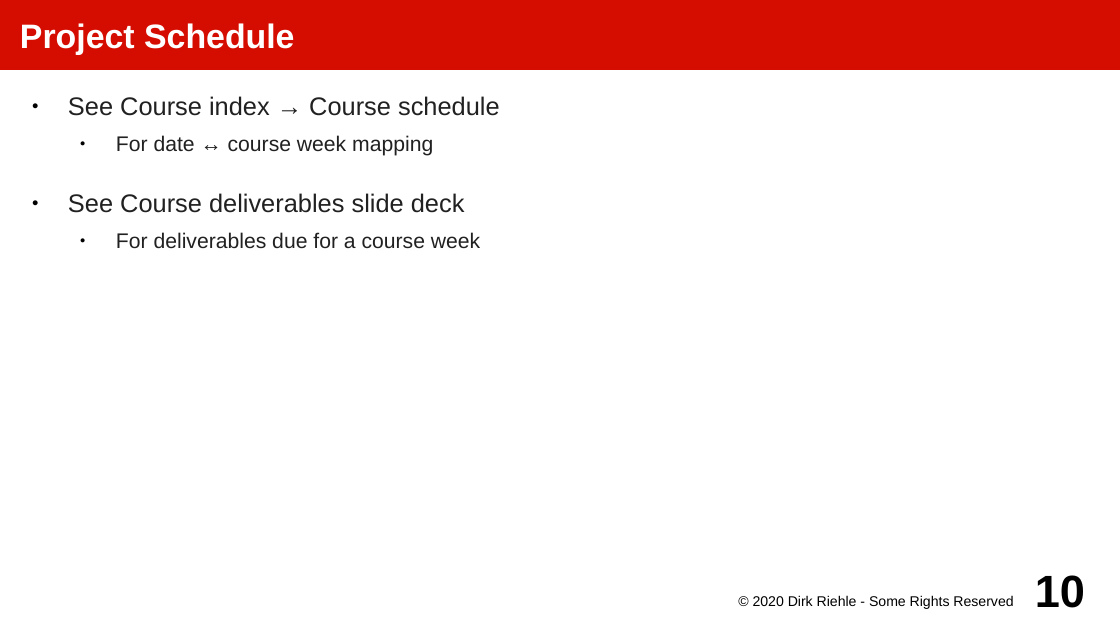
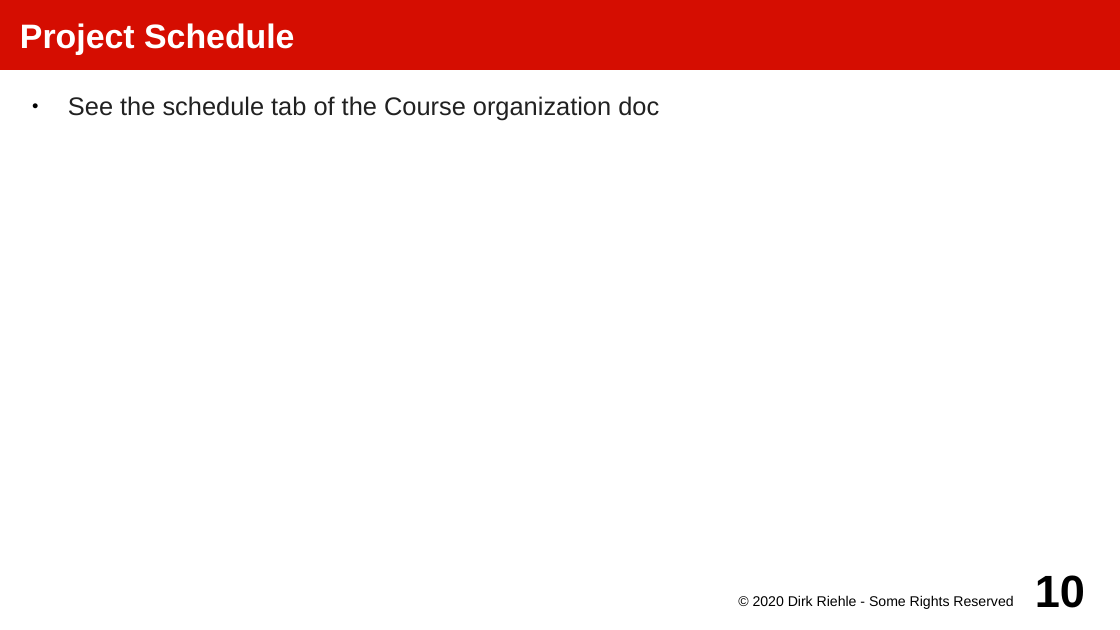
Before and after one commit to dirkriehle/amos-course, a slide deck: slide 10 of Lecture slides/AMOS B01 - Project Crash Course.odp. Drawn at 1120x630 pixels with LibreOffice and Linux fonts; fonts in the diff are those of the drawing. Boxes give left, top, right and bottom in pixels: in the first picture for what was removed or moved away, otherwise in the second. Text is boxed around its words. In the diff, an @@ line names an element or a change of style, - is before the commit and + after.

Commit message:
Switched deliverables to online docs

```diff
--- a/Lecture slides/AMOS B01 - Project Crash Course.odp
+++ b/Lecture slides/AMOS B01 - Project Crash Course.odp
@@ text at <box>68,96,659,120</box>: text changed @@
-● See Course index → Course schedule
-  ● For date ↔ course week mapping
-● See Course deliverables slide deck
-  ● For deliverables due for a course week
+● See the schedule tab of the Course organization doc
```
Also in this commit, not shown: 1 other slide changed, 33 other files.
